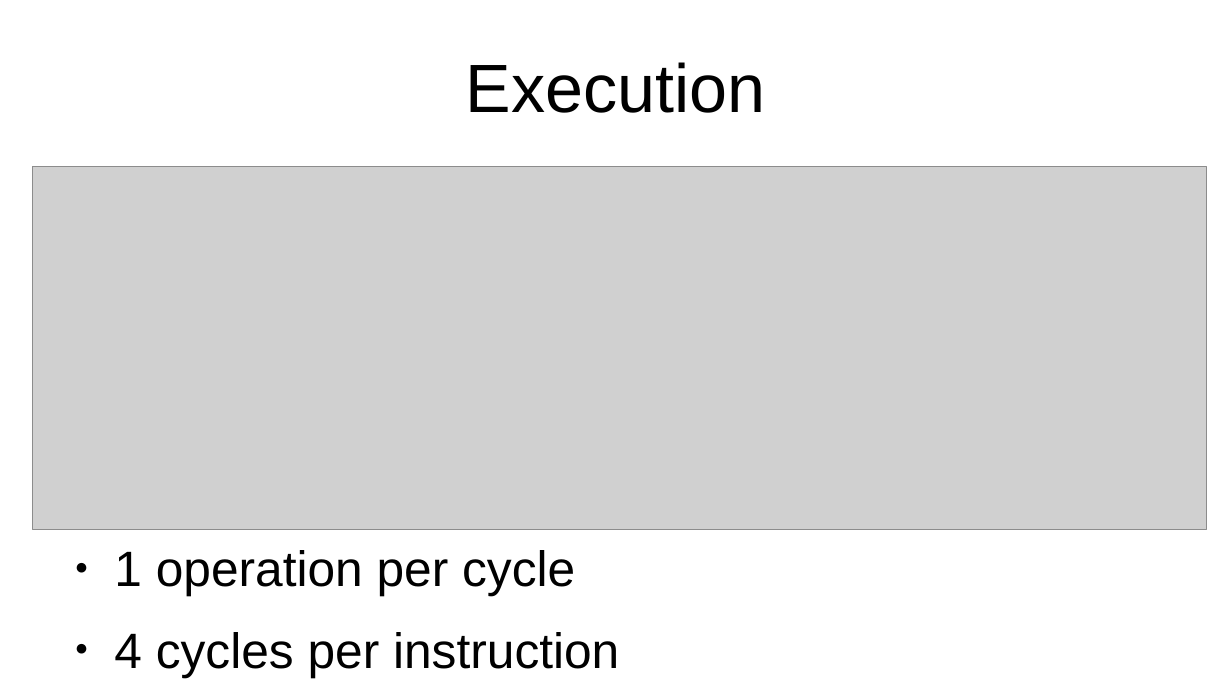
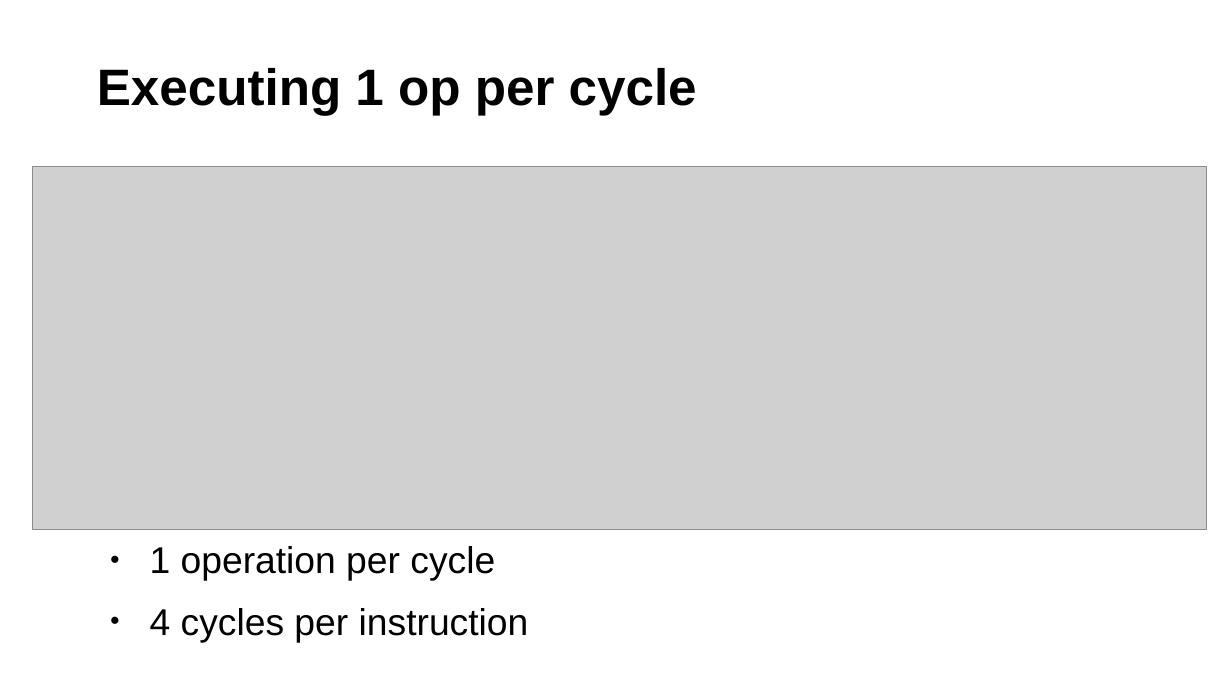
Before and after one commit to gmarkall/oshcamp-2019-workshop, a slide deck: slide 18 of slides.odp (slide 2 before the commit). Drawn at 1232x693 pixels with LibreOffice and Linux fonts; fonts in the diff are those of the drawing; grey boxes stand for pictures; background and template pictures are left out. Boxes give left, top, right and bottom in pixels: in the first picture for what was removed or moved away, otherwise in the second. Text is boxed around its words. In the diff, an @@ line names an element or a change of style, - is before the commit and + after.

```diff
--- a/slides.odp
+++ b/slides.odp
@@ title at (97,68,697,116): text changed; size 44 to 33 pt; bold on @@
-Execution
+Executing 1 op per cycle
@@ text "1 operation per cycle": place and size @@
-text "1 operation per cycle" at (114,550,619,677)
+text "1 operation per cycle" at (150,546,529,642)
@@ text "1 operation per cycle" at (150,546,529,642): size 32 to 24 pt; less space between paragraphs @@
```
Also in this commit, not shown: 2 other slides changed, 27 slides added, 2 slides removed.
